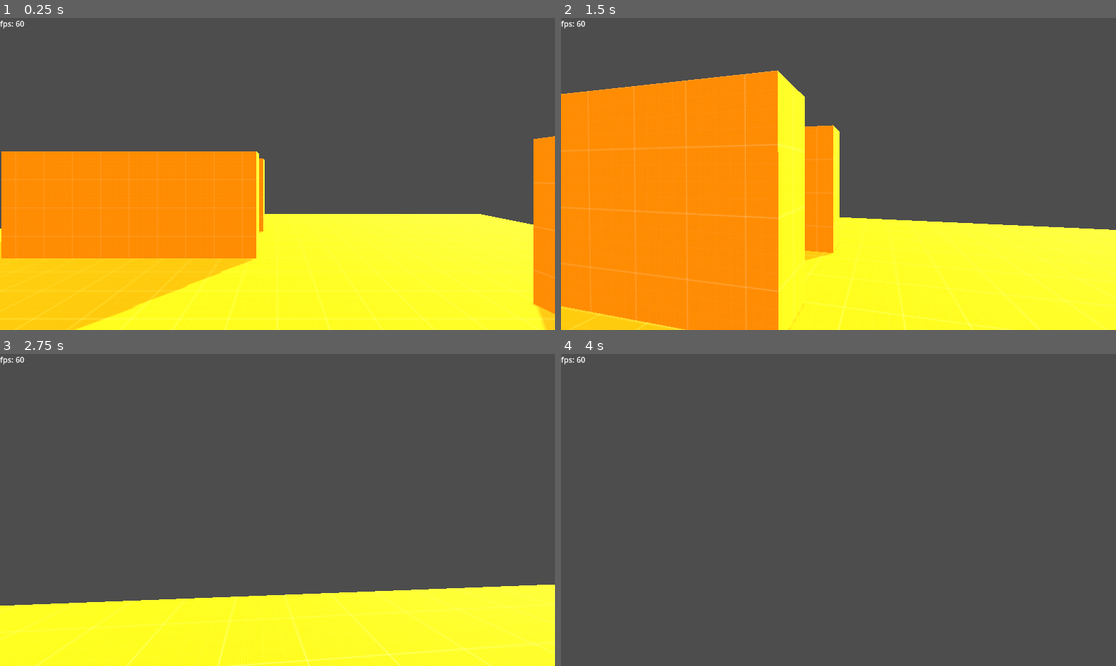
Above: before the commit, frames 1-4 (two rows, left to right).
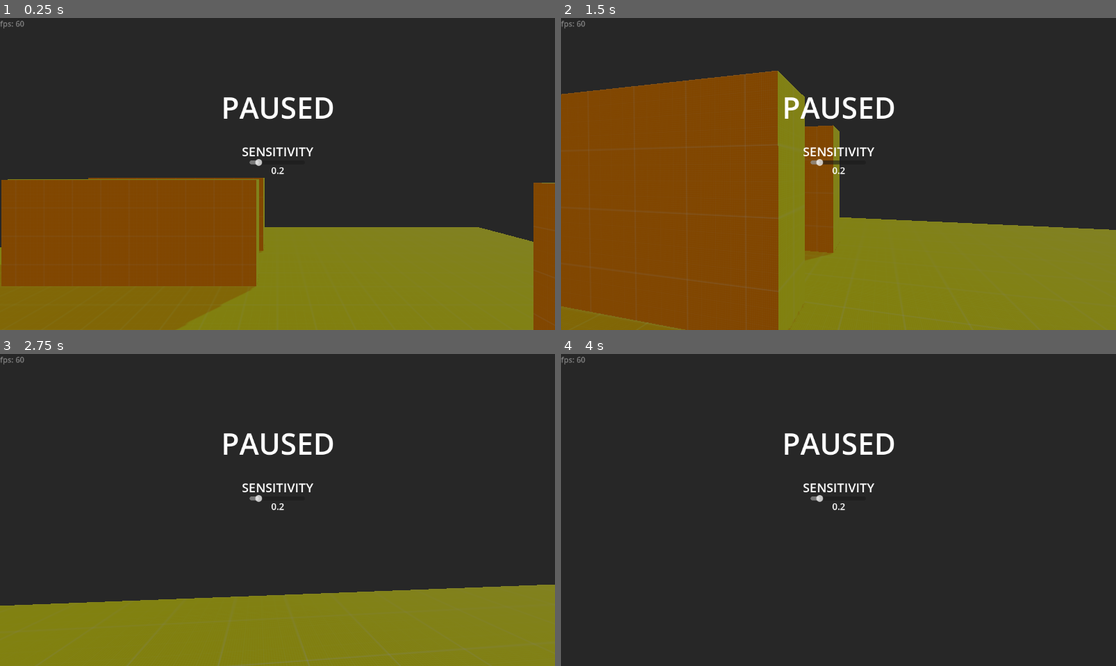
Above: after the commit, the same moments.

Repository: SebastianS-HTL/player-controller
Game: Godot game, scene res://world/scenes/world.tscn
Same seed, same stepped clock (60 frames per second), same inputs: the game is played once before the commit and once after it.
Inputs (mouse positions are in pixels of both pictures, inside the frame that each line leads up to):
- Up to frame 1 (0.25 s): no input
- Up to frame 2 (1.5 s): tap Enter (ui_accept) at 0.5, 0.77 s; move the mouse to (866, 174) at 0.52 s; hold Up (ui_up) from 0.53 s (still down); tap Ctrl (ctrl) at 0.6, 1.35 s; move the mouse to (810, 174) at 1.27 s
- Up to frame 3 (2.75 s): keep holding Up (ui_up); tap Enter (ui_accept) at 1.52 s; move the mouse to (288, 503) at 2.02 s; tap Ctrl (ctrl) at 2.1 s
- Up to frame 4 (4 s): keep holding Up (ui_up); move the mouse to (832, 516) at 2.77 s; tap Ctrl (ctrl) at 2.85, 3.6 s; tap Enter (ui_accept) at 3.02, 3.5, 3.77 s; move the mouse to (877, 513) at 3.52 s

The runs differ from the first frame. In frame 1, 100% of the frame differs, in the area x 0-100%, y 0-100%; in frame 2, 100%; in frame 3, 100%; in frame 4, 100%.

Commit message:
fixed problems ith resizing the window
fucking devs dont hide your features like that

Diff:
--- a/pause menu/scenes/pausemenu.tscn
+++ b/pause menu/scenes/pausemenu.tscn
@@ -5,45 +5,69 @@
 
 [node name="Pausemenu" type="Control"]
 process_mode = 3
-visible = false
 layout_mode = 3
-anchors_preset = 0
-offset_right = 1152.0
-offset_bottom = 648.0
+anchor_right = 1.0
+anchor_bottom = 1.0
+grow_horizontal = 2
+grow_vertical = 2
+size_flags_horizontal = 4
+size_flags_vertical = 4
 script = ExtResource("1_wysa8")
 
 [node name="ColorRect" type="ColorRect" parent="."]
-layout_mode = 0
-offset_right = 1152.0
-offset_bottom = 648.0
-color = Color(0, 0, 0, 0.333333)
+layout_mode = 1
+anchors_preset = 15
+anchor_right = 1.0
+anchor_bottom = 1.0
+grow_horizontal = 2
+grow_vertical = 2
+color = Color(0, 0, 0, 0.494118)
 
 [node name="PAUSED" type="Label" parent="."]
-layout_mode = 0
-offset_left = 459.0
-offset_top = 81.0
-offset_right = 694.0
-offset_bottom = 165.0
+z_index = 1
+layout_mode = 1
+anchors_preset = -1
+anchor_left = 0.5
+anchor_top = 0.446
+anchor_right = 0.5
+anchor_bottom = 0.545
+offset_left = -117.0
+offset_top = -146.008
+offset_right = 118.0
+offset_bottom = -126.16
+grow_horizontal = 2
+grow_vertical = 2
 theme_override_font_sizes/font_size = 61
 text = "Paused"
 uppercase = true
 
 [node name="sensitivity_header" type="Label" parent="."]
-offset_left = 402.0
-offset_top = 203.0
-offset_right = 750.0
-offset_bottom = 239.0
+z_index = 1
+layout_mode = 1
+anchors_preset = -1
+anchor_left = 0.5
+anchor_top = 0.433
+anchor_right = 0.5
+anchor_bottom = 0.433
+offset_left = -74.0
+offset_top = -22.0
+offset_right = 74.0
+offset_bottom = 14.0
+grow_horizontal = 2
+grow_vertical = 2
 theme_override_font_sizes/font_size = 26
 text = "Sensitivity"
 horizontal_alignment = 1
 uppercase = true
 
 [node name="sensitivity_slider" type="HSlider" parent="."]
-layout_mode = 0
-offset_left = 486.0
-offset_top = 233.0
-offset_right = 665.0
-offset_bottom = 249.0
+z_index = 1
+layout_mode = 1
+anchors_preset = -1
+anchor_left = 0.45
+anchor_top = 0.451
+anchor_right = 0.55
+anchor_bottom = 0.451
 min_value = 0.1
 max_value = 1.0
 step = 0.01
@@ -51,10 +75,18 @@
 script = ExtResource("2_63iid")
 
 [node name="sensitivity_read" type="Label" parent="."]
-offset_left = 402.0
-offset_top = 241.0
-offset_right = 750.0
-offset_bottom = 268.0
+z_index = 1
+layout_mode = 1
+anchors_preset = -1
+anchor_left = 0.5
+anchor_top = 0.464
+anchor_right = 0.5
+anchor_bottom = 0.464
+offset_left = -54.5
+offset_top = 2.0
+offset_right = 54.5
+offset_bottom = 29.0
+grow_horizontal = 2
 theme_override_font_sizes/font_size = 19
 text = "Sensitivity"
 horizontal_alignment = 1
--- a/player/scenes/playerbody.tscn
+++ b/player/scenes/playerbody.tscn
@@ -12,9 +12,11 @@
 
 [node name="playerbody" type="CharacterBody3D"]
 script = ExtResource("1_144kg")
+crouchSpeed = 8
 
 [node name="CollisionShape3D" type="CollisionShape3D" parent="."]
-shape = SubResource("CapsuleShape3D_pjj65")
+transform = Transform3D(1, 0, 0, 0, 1, 0, 0, 0, 1, 0, 1, 0)
+shape = SubResource("CapsuleShape3D_rf2iv")
 
 [node name="MeshInstance3D" type="MeshInstance3D" parent="CollisionShape3D"]
 transform = Transform3D(-0.991199, 0, -0.132377, 0, 1, 0, 0.132377, 0, -0.991199, 0, 0, 0)
@@ -24,4 +26,4 @@
 [node name="LightmapGI" type="LightmapGI" parent="."]
 
 [node name="Camera3D" type="Camera3D" parent="."]
-transform = Transform3D(1, 0, 0, 0, 1, 0, 0, 0, 1, 0, 0.633177, 0)
+transform = Transform3D(1, 0, 0, 0, 1, 0, 0, 0, 1, 0, 1.69835, 0)
--- a/player/scripts/playerbody.gd
+++ b/player/scripts/playerbody.gd
@@ -5,7 +5,10 @@
 var sensitivity = 0 #editable from outside
 
 var can_slide = true
+var can_gp = true
+
 var crouched = false
+var groundPounding = false
 
 @onready var camera = $Camera3D
 var mouse_delta = Vector2.ZERO
@@ -34,10 +37,12 @@
 	# Reset mouse_delta to avoid repeating the motion
 	mouse_delta = Vector2.ZERO
 
-func crouch(delta):
-	delta *= 4
-	const camUp = 0.633
-	const camDown = 0.133
+@export var crouchSpeed = 1
+
+func crouch(delta): #transitioning between crouched and uncrouched
+	delta *= crouchSpeed
+	const camUp = 1.633
+	const camDown = 0.633
 	const targetUp = 1
 	const targetDown = 0.5
 
@@ -48,7 +53,7 @@
 		if playerhitbox.get_scale() < Vector3(targetDown,targetDown,targetDown):
 			playerhitbox.set_scale(Vector3(targetDown,targetDown,targetDown))
 
-		camera.position.y = (camera.position.y - delta)
+		camera.position.y = (camera.position.y - delta*2)
 		if camera.position.y < camDown:
 			camera.position.y = camDown
 	else:
@@ -56,9 +61,11 @@
 		if playerhitbox.get_scale() > Vector3(targetUp,targetUp,targetUp):
 			playerhitbox.set_scale(Vector3(targetUp,targetUp,targetUp))
 
-		camera.position.y = (camera.position.y + delta)
+		camera.position.y = (camera.position.y + delta*2)
 		if camera.position.y > camUp:
 			camera.position.y = camUp
+
+	get_child(0).position.y = get_child(0).get_scale().y
 
 func _physics_process(delta): # "main"
 	#Engine.max_fps = 30
--- a/project.godot
+++ b/project.godot
@@ -14,6 +14,10 @@
 run/main_scene="res://world/scenes/world.tscn"
 config/features=PackedStringArray("4.3", "Forward Plus")
 config/icon="res://icon.svg"
+
+[display]
+
+window/stretch/aspect="expand"
 
 [input]
 
Not shown: 1 places in player/scenes/playerbody.tscn that only renumber resources
